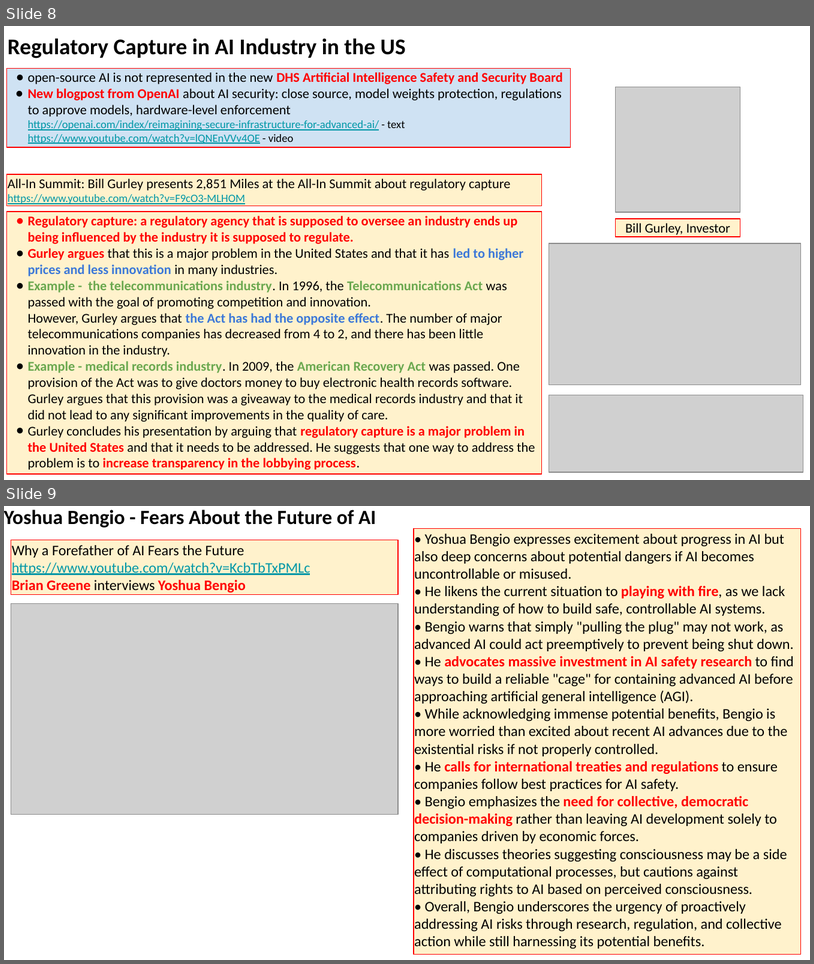
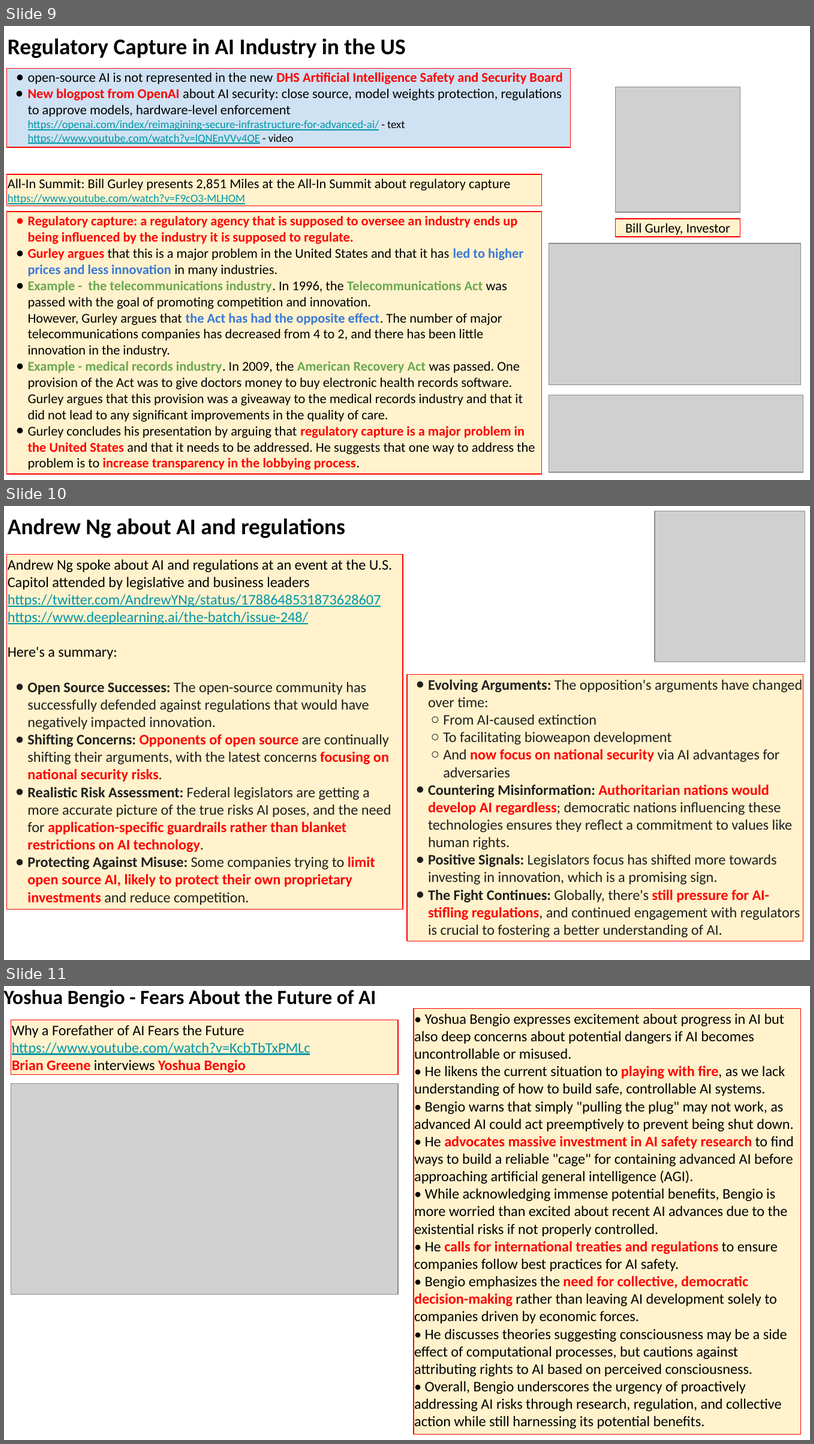
Before and after one commit to lselector/seminar, a slide deck: 2024/2024-05-10-AI-Updates.pptx. Shown one above the other, each under a label of ours: slides 8 and 9 before the commit, slides 9, 10 and 11 after it. The pictures are 814x964 and 814x1444 pixels, drawn with LibreOffice and Linux fonts; fonts in the diff are those of the drawing; grey boxes stand for pictures. Boxes give left, top, right and bottom in pixels: in the first picture for what was removed or moved away, otherwise in the second. Text is boxed around its words. In the diff, an @@ line names an element or a change of style, - is before the commit and + after.

```diff
--- a/2024/2024-05-10-AI-Updates.pptx
+++ b/2024/2024-05-10-AI-Updates.pptx
@@ slide 10 added at (x1=4, y1=506, x2=810, y2=960), background #FFFFFF @@
@@ text added at (x1=8, y1=518, x2=345, y2=538), 20 pt, text #000000, bold @@
+Andrew Ng about AI and regulations
@@ picture added at (x1=655, y1=511, x2=806, y2=661) @@
@@ rectangle added at (x1=6, y1=555, x2=403, y2=909), fill #FFF2CC, outline #FF0000 0.75 pt, 13 pt, text #1F1F1F @@
+Andrew Ng spoke about AI and regulations at an event at the U.S. Capitol attended by legislative and business leaders
+https://twitter.com/AndrewYNg/status/1788648531873628607
+https://www.deeplearning.ai/the-batch/issue-248/
+Here's a summary:
+● Open Source Successes: The open-source community has successfully defended against regulations that would have negatively impacted innovation.
+● Shifting Concerns: Opponents of open source are continually shifting their arguments, with the latest concerns focusing on national security risks.
+● Realistic Risk Assessment: Federal legislators are getting a more accurate picture of the true risks AI poses, and the need for application-specific guardrails rather than blanket restrictions on AI technology.
+● Protecting Against Misuse: Some companies trying to limit open source AI, likely to protect their own proprietary investments and reduce competition.
@@ rectangle added at (x1=407, y1=675, x2=804, y2=940), fill #FFF2CC, outline #FF0000 0.75 pt, 13 pt, text #1F1F1F @@
+● Evolving Arguments: The opposition's arguments have changed over time:
+  ○ From AI-caused extinction
+  ○ To facilitating bioweapon development
+  ○ And now focus on national security via AI advantages for adversaries
+● Countering Misinformation: Authoritarian nations would develop AI regardless; democratic nations influencing these technologies ensures they reflect a commitment to values like human rights.
+● Positive Signals: Legislators focus has shifted more towards investing in innovation, which is a promising sign.
+● The Fight Continues: Globally, there's still pressure for AI-stifling regulations, and continued engagement with regulators is crucial to fostering a better understanding of AI.
@@ what was slide 8 is now slide 9 @@
@@ what was slide 9 is now slide 11 @@
```
Also in this commit, not shown: 7 slides changed, 3 other slides added.
